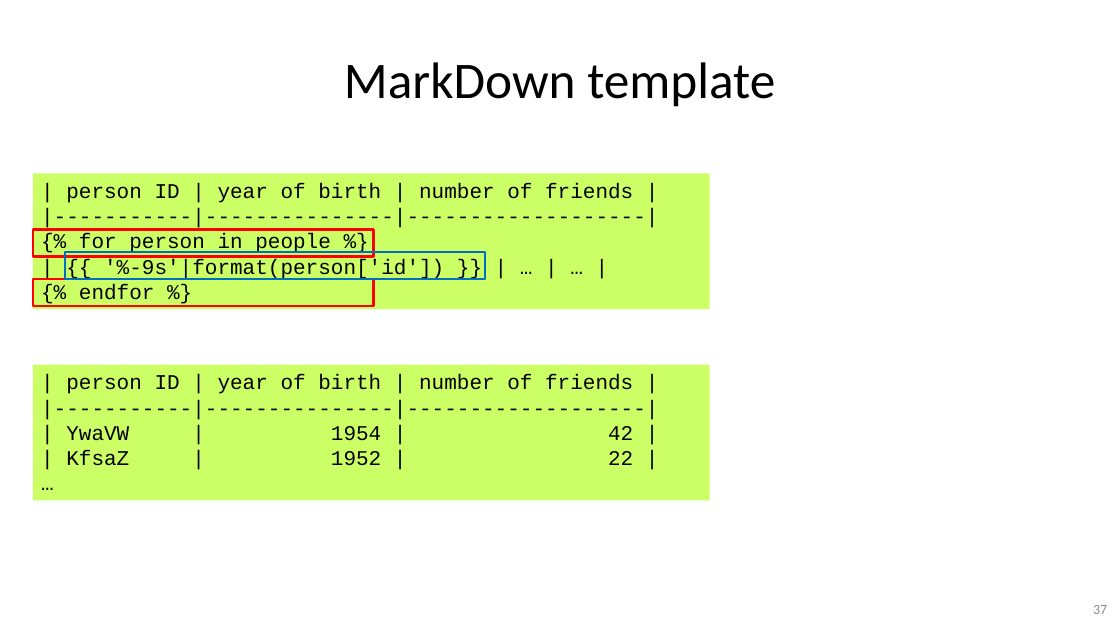
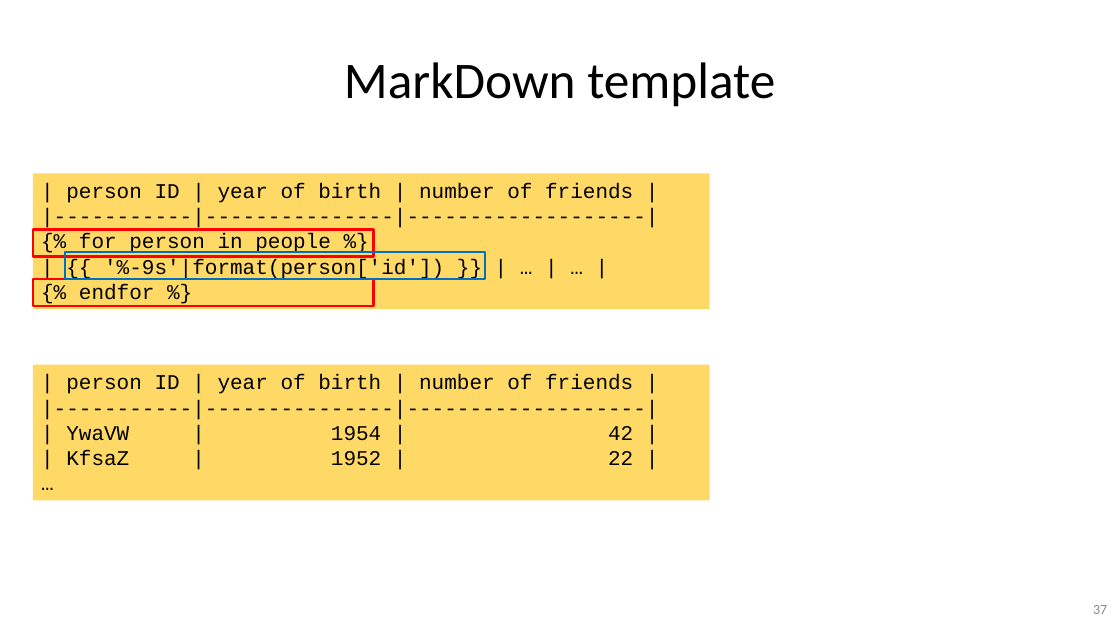
Before and after one commit to gjbex/Python-for-systems-programming, a slide deck: slide 37 of python_for_systems_programming.pptx. Drawn at 1120x630 pixels with LibreOffice and Linux fonts; fonts in the diff are those of the drawing. Boxes give left, top, right and bottom in pixels: in the first picture for what was removed or moved away, otherwise in the second. Text is boxed around its words. In the diff, an @@ line names an element or a change of style, - is before the commit and + after.

Commit message:
Improve slide formatting

```diff
--- a/python_for_systems_programming.pptx
+++ b/python_for_systems_programming.pptx
@@ rectangle "| person ID | year ..." at bbox=[33, 174, 710, 310]: fill #CCFF66 to #FFD966 @@
@@ rectangle "| person ID | year ..." at bbox=[33, 365, 710, 501]: fill #CCFF66 to #FFD966 @@
```
Also in this commit, not shown: 5 other slides changed.
